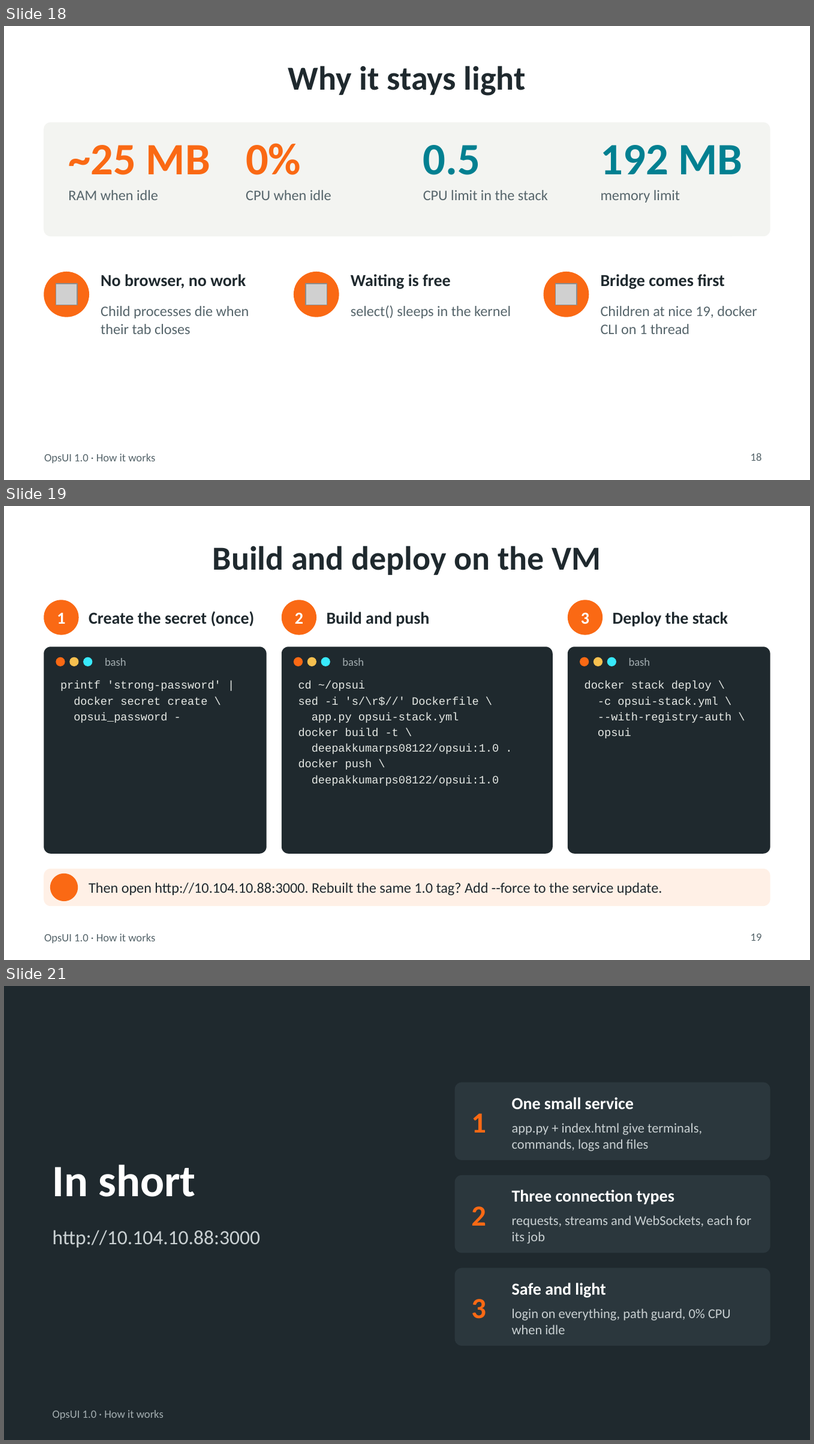
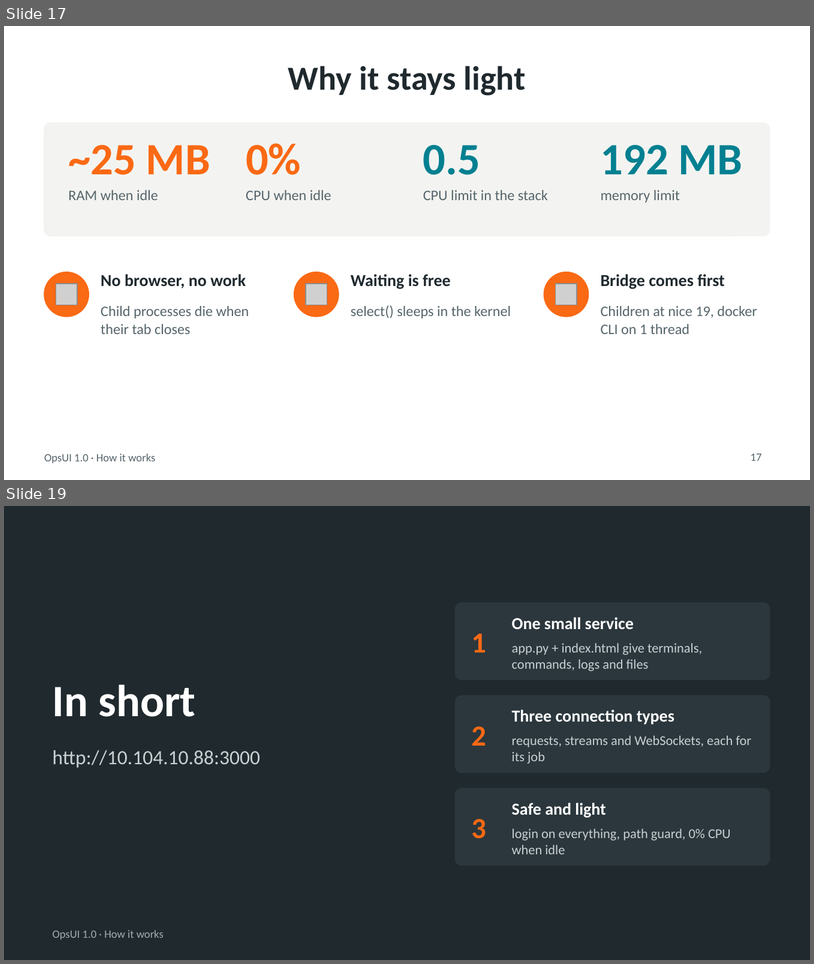
Before and after one commit to deepakkumar-ps/OpsUI, a slide deck: docs/OpsUI-1.0-How-it-works.pptx. Shown one above the other, each under a label of ours: slides 18, 19 and 21 before the commit, slides 17 and 19 after it; the slides between them are not shown. The pictures are 814x1444 and 814x964 pixels, drawn with LibreOffice and Linux fonts; fonts in the diff are those of the drawing; grey boxes stand for pictures; background and template pictures are left out. Boxes give left, top, right and bottom in pixels: in the first picture for what was removed or moved away, otherwise in the second. Text is boxed around its words. In the diff, an @@ line names an element or a change of style, - is before the commit and + after.

```diff
--- a/docs/OpsUI-1.0-How-it-works.pptx
+++ b/docs/OpsUI-1.0-How-it-works.pptx
@@ slide 19 removed at bbox=[4, 506, 810, 960], background #FFFFFF; not listed: 1 template element that a slide beside it also shows @@
@@ title removed at bbox=[213, 546, 601, 575] @@
-Build and deploy on the VM
@@ ellipse removed at bbox=[44, 600, 78, 634] @@
@@ text removed at bbox=[57, 612, 65, 624] @@
-1
@@ text removed at bbox=[89, 611, 255, 626] @@
-Create the secret (once)
@@ ellipse removed at bbox=[282, 600, 316, 634] @@
@@ text removed at bbox=[295, 612, 303, 624] @@
-2
@@ text removed at bbox=[327, 612, 429, 627] @@
-Build and push
@@ ellipse removed at bbox=[569, 600, 602, 634] @@
@@ text removed at bbox=[581, 612, 590, 624] @@
-3
@@ text removed at bbox=[613, 612, 728, 627] @@
-Deploy the stack
@@ rounded rectangle removed at bbox=[44, 647, 266, 853] @@
@@ rounded rectangle removed at bbox=[282, 647, 552, 853] @@
@@ rounded rectangle removed at bbox=[569, 647, 770, 853] @@
@@ ellipse removed at bbox=[56, 658, 65, 666] @@
@@ ellipse removed at bbox=[70, 658, 78, 666] @@
@@ ellipse removed at bbox=[84, 658, 92, 666] @@
@@ text removed at bbox=[105, 658, 126, 666] @@
-bash
@@ ellipse removed at bbox=[294, 658, 302, 666] @@
@@ ellipse removed at bbox=[308, 658, 316, 666] @@
@@ ellipse removed at bbox=[322, 658, 330, 666] @@
@@ text removed at bbox=[342, 658, 364, 666] @@
-bash
@@ ellipse removed at bbox=[581, 658, 588, 666] @@
@@ ellipse removed at bbox=[594, 658, 602, 666] @@
@@ ellipse removed at bbox=[608, 658, 616, 666] @@
@@ text removed at bbox=[629, 658, 651, 666] @@
-bash
@@ text removed at bbox=[60, 681, 221, 723] @@
-printf 'strong-password' |
-docker secret create \
-opsui_password -
@@ text removed at bbox=[299, 681, 500, 786] @@
-cd ~/opsui
-sed -i 's/\r$//' Dockerfile \
-app.py opsui-stack.yml
-docker build -t \
-deepakkumarps08122/opsui:1.0 .
-docker push \
-deepakkumarps08122/opsui:1.0
@@ text removed at bbox=[585, 681, 732, 738] @@
-docker stack deploy \
--c opsui-stack.yml \
---with-registry-auth \
-opsui
@@ rounded rectangle removed at bbox=[44, 869, 770, 905] @@
@@ ellipse removed at bbox=[51, 874, 77, 900] @@
@@ text removed at bbox=[89, 882, 663, 895] @@
-Then open http://10.104.10.88:3000. Rebuilt the same 1.0 tag? Add --force to the service update.
@@ page number removed at bbox=[751, 933, 762, 940] @@
-19
@@ what was slide 18 is now slide 17 @@
@@ page number at bbox=[751, 453, 762, 460]: text changed @@
-18
+17
@@ what was slide 21 is now slide 19 @@
```
Also in this commit, not shown: 3 slides changed, 1 other slide removed.
